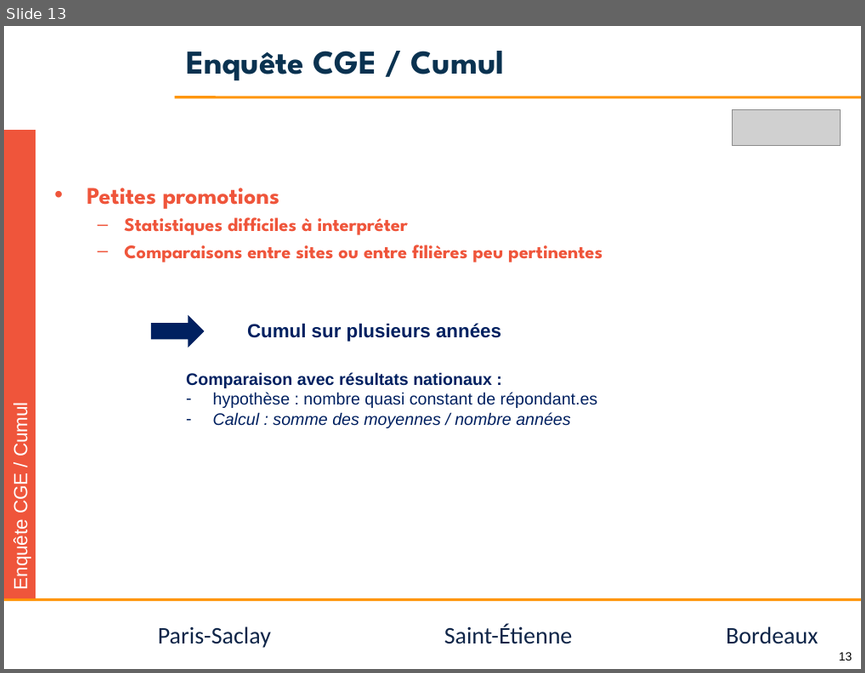
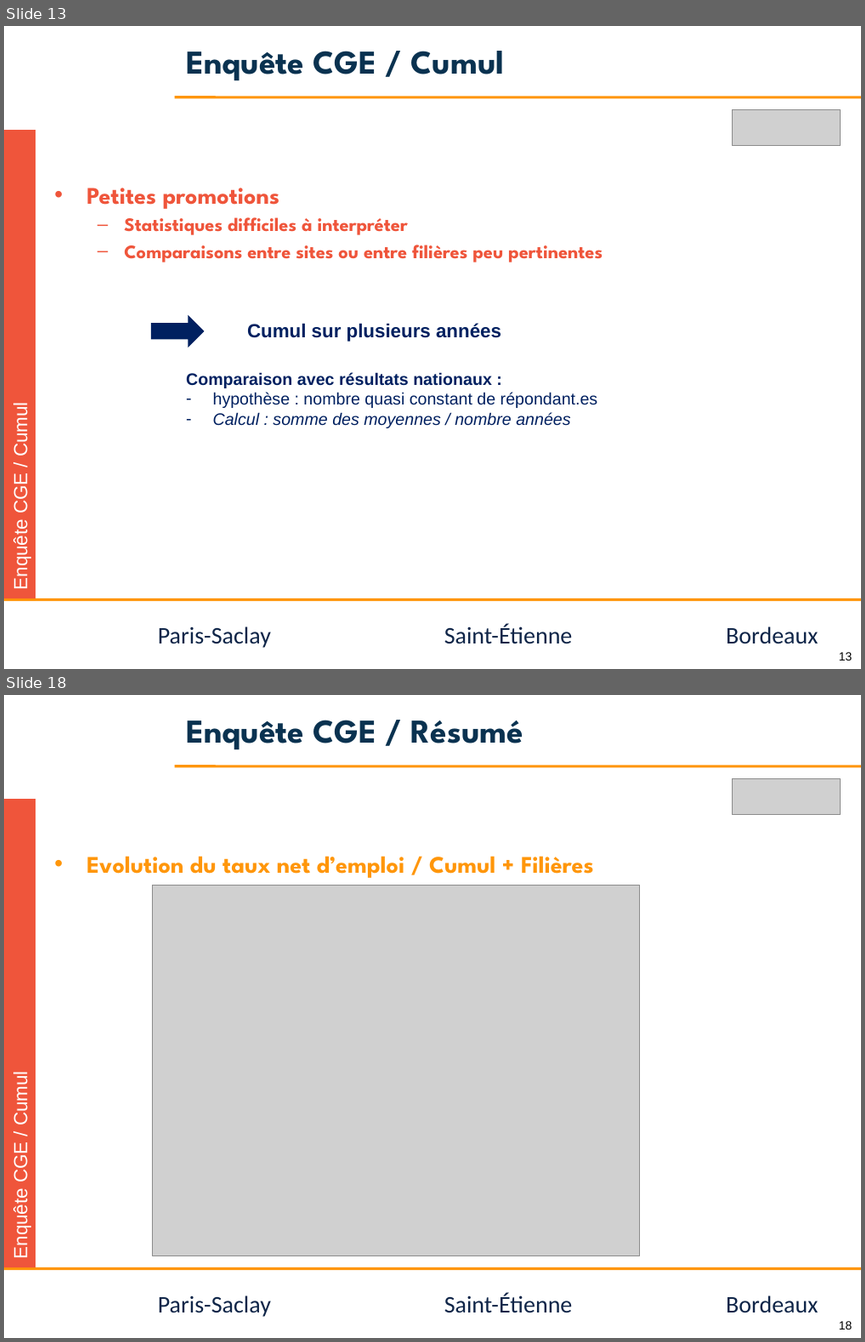
Before and after one commit to jvillemejane/jvillemejane, a slide deck: Presentations/2024_COPERF_CGE.pptx. Shown one above the other, each under a label of ours: slide 13 before the commit, slides 13 and 18 after it; the slides between them are not shown. The pictures are 865x673 and 865x1342 pixels, drawn with LibreOffice and Linux fonts; fonts in the diff are those of the drawing; grey boxes stand for pictures; background and template pictures are left out. Boxes give left, top, right and bottom in pixels: in the first picture for what was removed or moved away, otherwise in the second. Text is boxed around its words. In the diff, an @@ line names an element or a change of style, - is before the commit and + after.

```diff
--- a/Presentations/2024_COPERF_CGE.pptx
+++ b/Presentations/2024_COPERF_CGE.pptx
@@ slide 18 added at bbox=[4, 695, 861, 1338], background #FFFFFF; not listed: 6 template elements that a slide beside it also shows @@
@@ title added at bbox=[186, 720, 523, 749], 28 pt, text #0A3250, bold @@
+Enquête CGE / Résumé
@@ picture added at bbox=[732, 779, 840, 815] @@
@@ rectangle added at bbox=[4, 799, 35, 1267], fill #EF553B, 16 pt, text #FFFFFF @@
+Enquête CGE / Cumul
@@ text added at bbox=[86, 856, 594, 878], 20 pt, text #FF960A, bold @@
+• Evolution du taux net d’emploi / Cumul + Filières
@@ picture added at bbox=[152, 885, 639, 1255] @@
```
Also in this commit, not shown: 9 slides changed, 3 other slides added, 1 other file.
